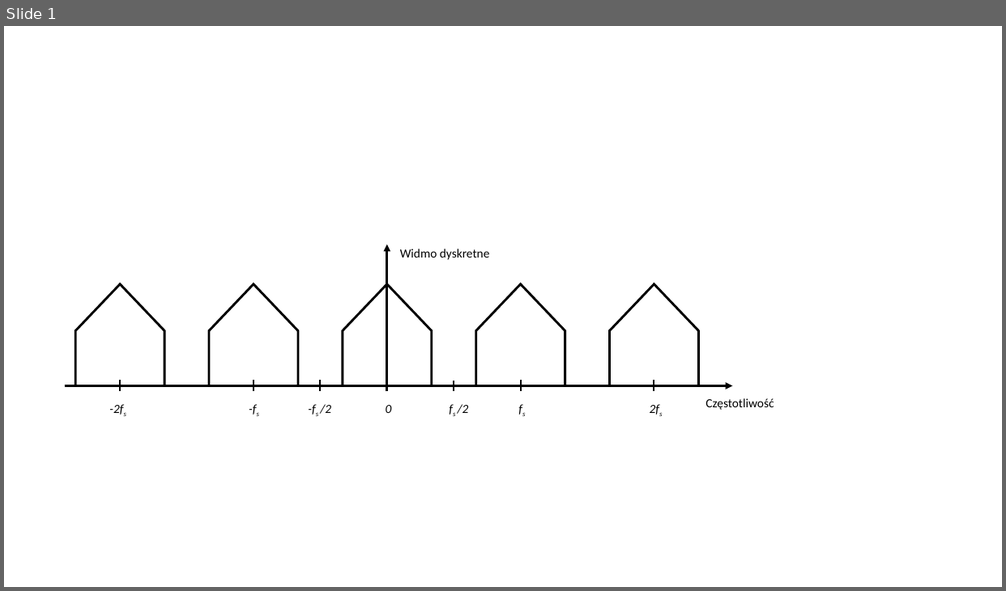
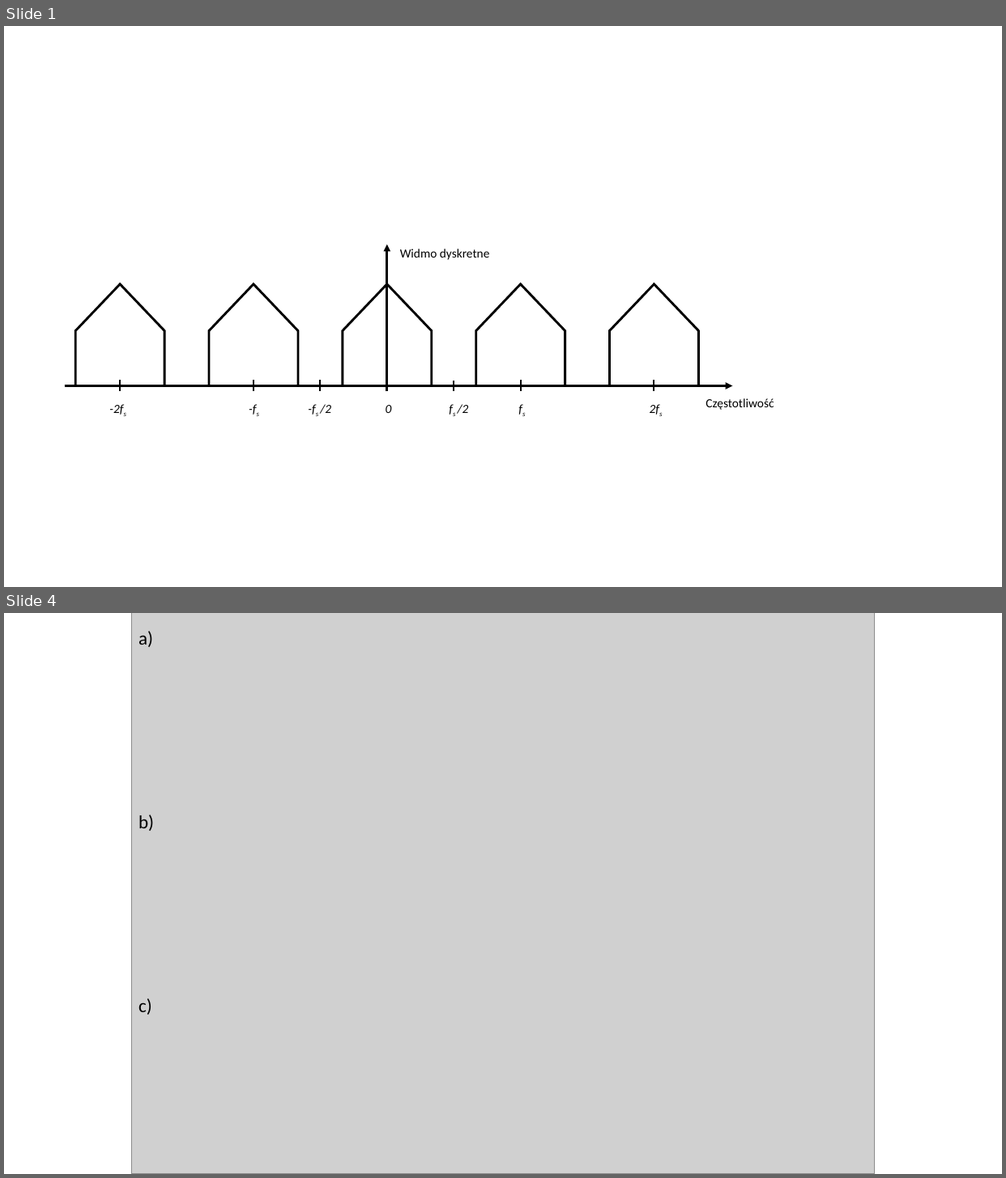
Before and after one commit to BaronTM/PracaMagisterska, a slide deck: Notatka/Rys/PowerPoint/powielenie.pptx. Shown one above the other, each under a label of ours: slide 1 before the commit, slides 1 and 4 after it; the slides between them are not shown. The pictures are 1006x591 and 1006x1178 pixels, drawn with LibreOffice and Linux fonts; fonts in the diff are those of the drawing; grey boxes stand for pictures. Boxes give left, top, right and bottom in pixels: in the first picture for what was removed or moved away, otherwise in the second. Text is boxed around its words. In the diff, an @@ line names an element or a change of style, - is before the commit and + after.

```diff
--- a/Notatka/Rys/PowerPoint/powielenie.pptx
+++ b/Notatka/Rys/PowerPoint/powielenie.pptx
@@ slide 4 added at (x1=4, y1=613, x2=1002, y2=1174), background #FFFFFF @@
@@ picture added at (x1=131, y1=613, x2=875, y2=1174) @@
@@ text added at (x1=138, y1=631, x2=153, y2=647), 18 pt, text #000000 @@
+a)
@@ text added at (x1=138, y1=815, x2=154, y2=831), 18 pt, text #000000 @@
+b)
@@ text added at (x1=138, y1=999, x2=152, y2=1015), 18 pt, text #000000 @@
+c)
```
Also in this commit, not shown: 2 other slides added, 42 other files.
